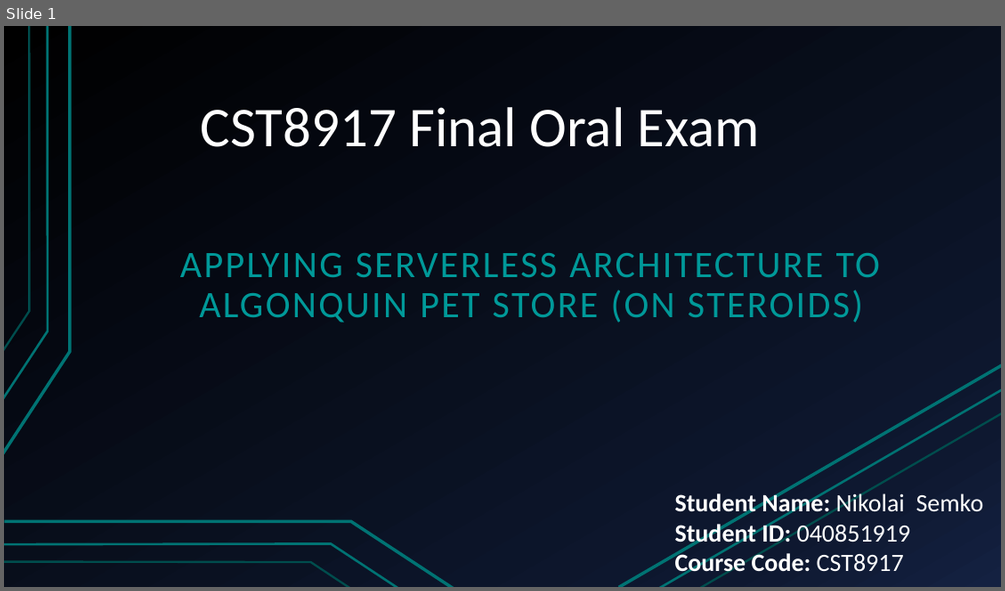
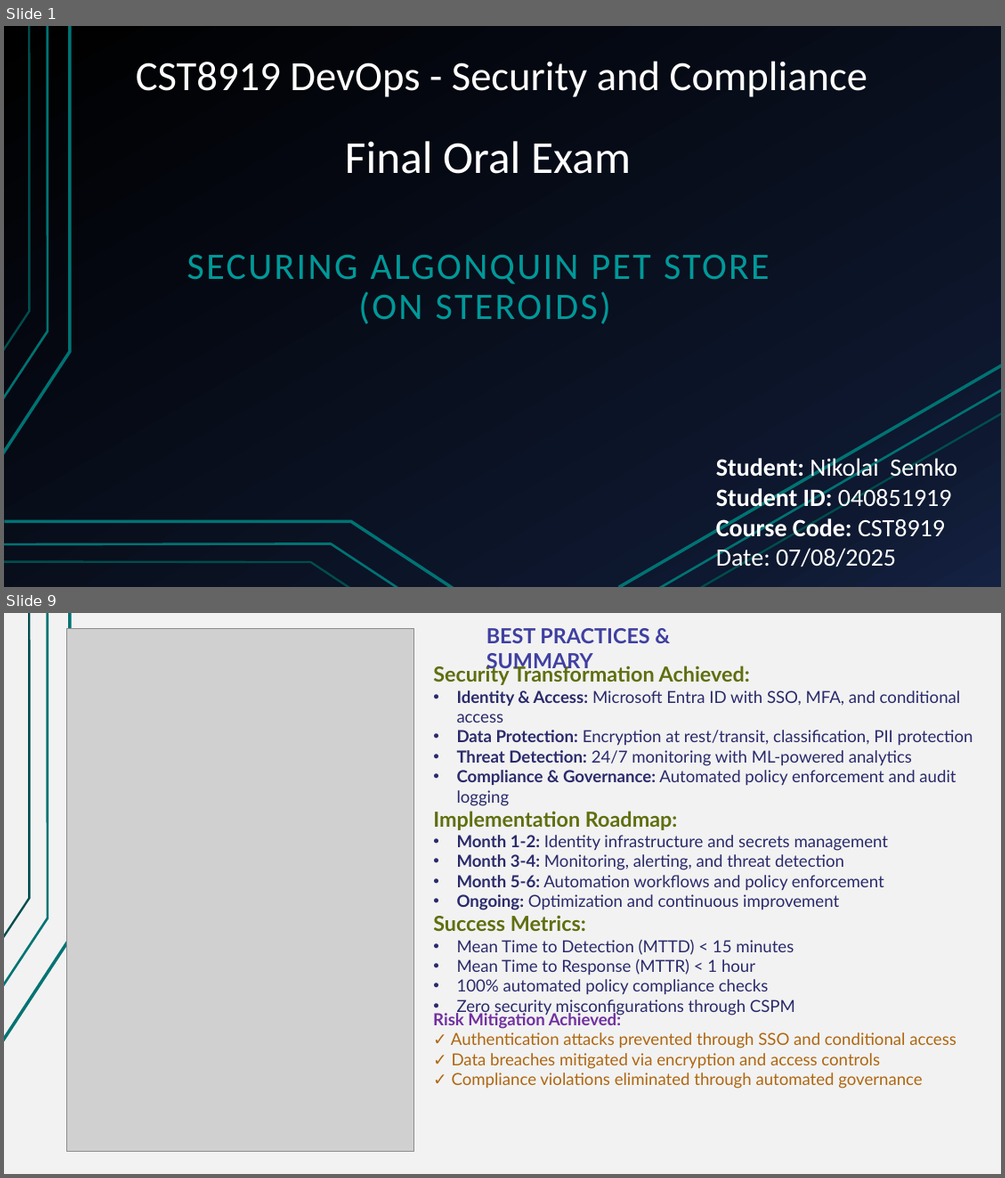
Before and after one commit to Nikolai-Semko/CST8919_Final_Oral_Exam, a slide deck: CST8919_Final_Oral_Exam_Presentation.pptx. Shown one above the other, each under a label of ours: slide 1 before the commit, slides 1 and 9 after it; the slides between them are not shown. The pictures are 1005x591 and 1005x1178 pixels, drawn with LibreOffice and Linux fonts; fonts in the diff are those of the drawing; grey boxes stand for pictures. Boxes give left, top, right and bottom in pixels: in the first picture for what was removed or moved away, otherwise in the second. Text is boxed around its words. In the diff, an @@ line names an element or a change of style, - is before the commit and + after.

```diff
--- a/CST8919_Final_Oral_Exam_Presentation.pptx
+++ b/CST8919_Final_Oral_Exam_Presentation.pptx
@@ slide 9 added at (x1=4, y1=613, x2=1001, y2=1174), background #F2F2F2; not listed: 3 template elements that a slide beside it also shows @@
@@ picture added at (x1=67, y1=629, x2=414, y2=1151) @@
@@ text added at (x1=486, y1=628, x2=649, y2=673), 20 pt, text #3F3FA2, bold @@
+BEST PRACTICES & SUMMARY
@@ text added at (x1=433, y1=664, x2=973, y2=995), 16 pt, text #2A2A6C @@
+Security Transformation Achieved:
+• Identity & Access: Microsoft Entra ID with SSO, MFA, and conditional access
+• Data Protection: Encryption at rest/transit, classification, PII protection
+• Threat Detection: 24/7 monitoring with ML-powered analytics
+• Compliance & Governance: Automated policy enforcement and audit logging
+Implementation Roadmap:
+• Month 1-2: Identity infrastructure and secrets management
+• Month 3-4: Monitoring, alerting, and threat detection
+• Month 5-6: Automation workflows and policy enforcement
+• Ongoing: Optimization and continuous improvement
+Success Metrics:
+• Mean Time to Detection (MTTD) < 15 minutes
+• Mean Time to Response (MTTR) < 1 hour
+• 100% automated policy compliance checks
+• Zero security misconfigurations through CSPM
@@ text added at (x1=433, y1=1011, x2=956, y2=1088), 16 pt, text #AF6710 @@
+Risk Mitigation Achieved:
+✓ Authentication attacks prevented through SSO and conditional access
+✓ Data breaches mitigated via encryption and access controls
+✓ Compliance violations eliminated through automated governance
@@ slide 1 changed as well @@
@@ title added at (x1=136, y1=61, x2=867, y2=97), 40 pt, text #FFFFFF @@
+CST8919 DevOps - Security and Compliance
@@ text "Final Oral Exam" at (x1=345, y1=141, x2=631, y2=174): vertical alignment bottom to top @@
@@ text at (x1=345, y1=141, x2=631, y2=174): text changed; size 54 to 44 pt @@
-CST8917 Final Oral Exam
+Final Oral Exam
@@ subtitle at (x1=187, y1=255, x2=769, y2=324): text changed @@
-APPLYING SERVERLESS ARCHITECTURE TO ALGONQUIN PET STORE (ON STEROIDS)
+SECURING ALGONQUIN PET STORE
+(ON STEROIDS)
@@ text at (x1=716, y1=455, x2=957, y2=572): text changed; bold off @@
-Student Name: Nikolai Semko
-Student ID: 040851919
-Course Code: CST8917
+Student: Nikolai Semko
+Student ID: 040851919
+Course Code: CST8919
+Date: 07/08/2025
```
Also in this commit, not shown: 8 other slides added, 10 slides removed, 1 other file.
